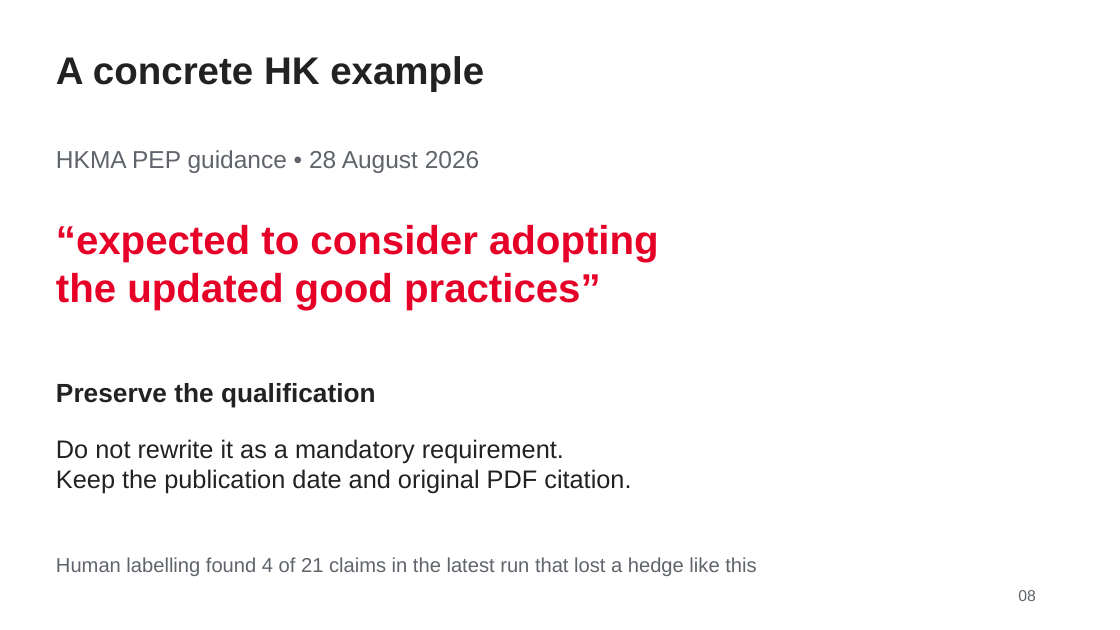
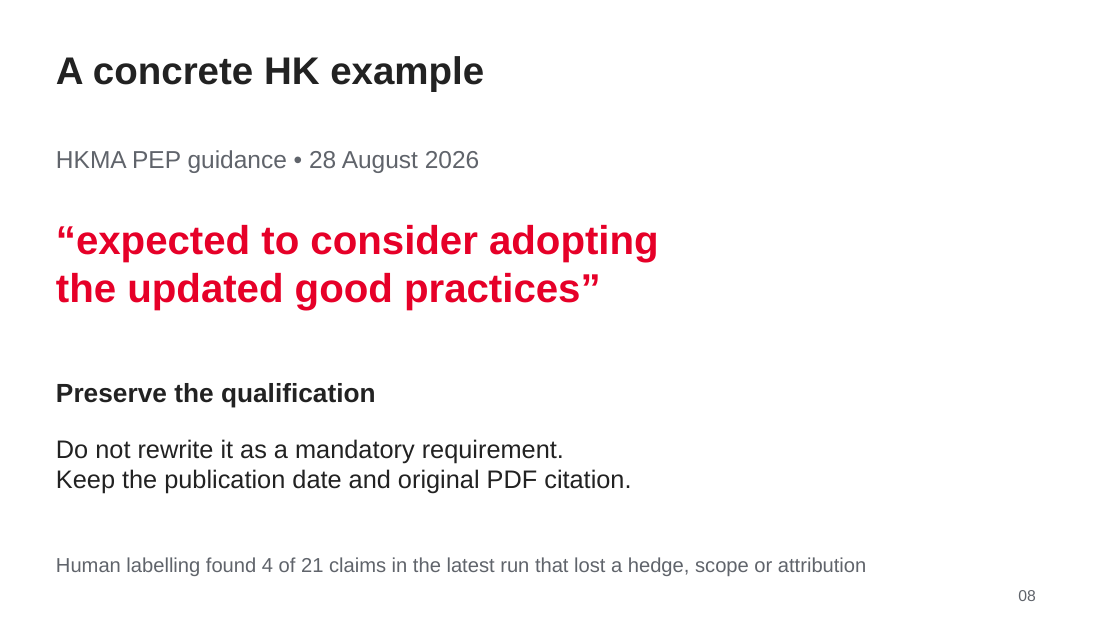
Before and after one commit to Neonat/mira, a slide deck: slide 8 of slides/Mira_DBS_Presentation_v2.pptx. Drawn at 1120x630 pixels with LibreOffice and Linux fonts; fonts in the diff are those of the drawing. Boxes give left, top, right and bottom in pixels: in the first picture for what was removed or moved away, otherwise in the second. Text is boxed around its words. In the diff, an @@ line names an element or a change of style, - is before the commit and + after.

```diff
--- a/slides/Mira_DBS_Presentation_v2.pptx
+++ b/slides/Mira_DBS_Presentation_v2.pptx
@@ text at (56,557,866,576): text changed @@
-Human labelling found 4 of 21 claims in the latest run that lost a hedge like this
+Human labelling found 4 of 21 claims in the latest run that lost a hedge, scope or attribution
```
Also in this commit, not shown: 4 other slides changed.
